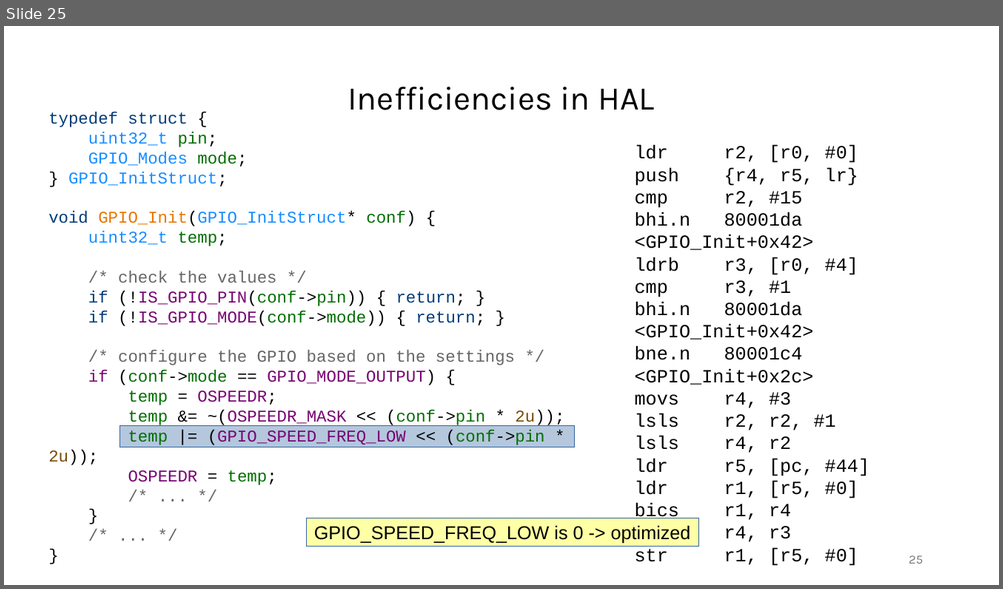
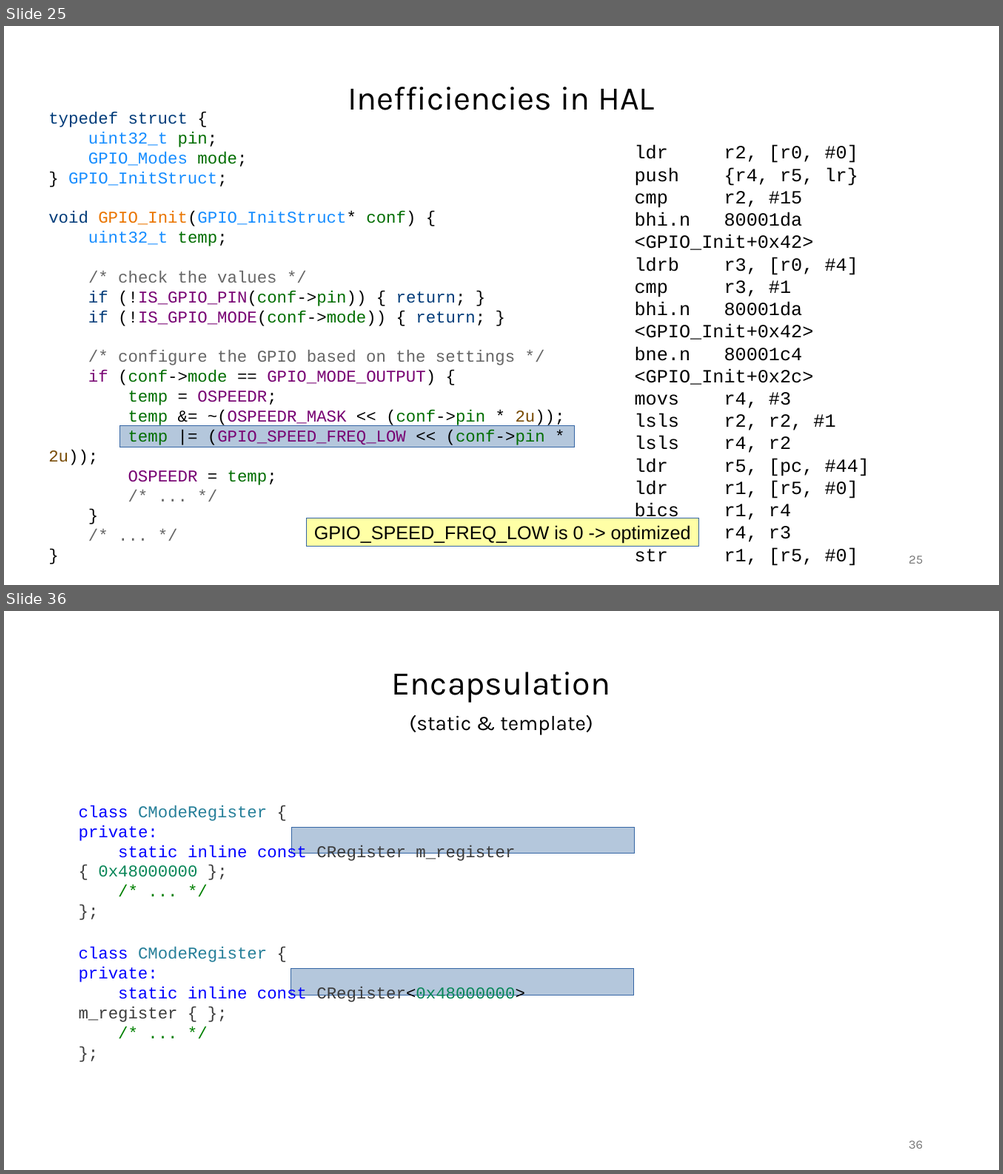
Before and after one commit to janos32783/cppcon_2024_cost_cpp_abstractions, a slide deck: presentation/cppcon.pptx. Shown one above the other, each under a label of ours: slide 25 before the commit, slides 25 and 36 after it; the slides between them are not shown. The pictures are 1003x589 and 1003x1174 pixels, drawn with LibreOffice and Linux fonts; fonts in the diff are those of the drawing. Boxes give left, top, right and bottom in pixels: in the first picture for what was removed or moved away, otherwise in the second. Text is boxed around its words. In the diff, an @@ line names an element or a change of style, - is before the commit and + after.

Commit message:
encapsulation work in progress

```diff
--- a/presentation/cppcon.pptx
+++ b/presentation/cppcon.pptx
@@ slide 36 added at (4,611,999,1170), background #FFFFFF @@
@@ text added at (392,672,611,735), 20 pt, text #000000 @@
+Encapsulation
+(static & template)
@@ text added at (79,806,515,877), 16 pt, text #0000FF @@
+class CModeRegister {
+private:
+static inline const CRegister m_register { 0x48000000 };
+/* ... */
+};
@@ rectangle added at (291,827,634,854), fill #B4C7DC, outline #3465A4 0 pt @@
@@ text added at (79,947,525,1022), 16 pt, text #0000FF @@
+class CModeRegister {
+private:
+static inline const CRegister<0x48000000> m_register { };
+/* ... */
+};
@@ rectangle added at (290,969,634,995), fill #B4C7DC, outline #3465A4 0 pt @@
@@ page number added at (908,1141,922,1149), 12 pt, text #787878 @@
+36
```
Also in this commit, not shown: 2 slides changed, 8 other slides added, 7 other files.
